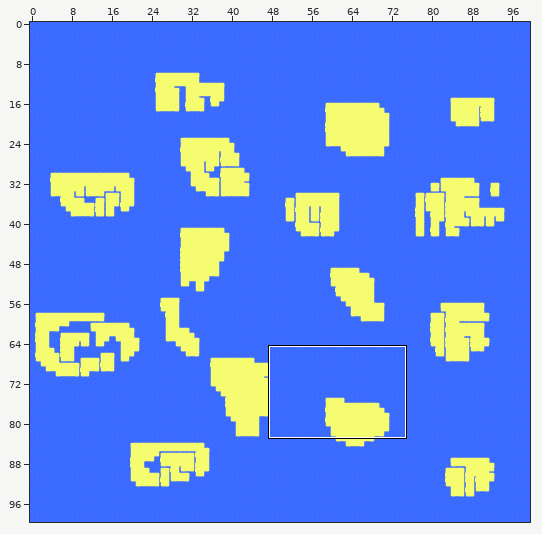
An edit to a level. Tiled map, levels/level0.tmx. The first picture is a wide view before the edit; the outline marks the close-up.
Close-up. Before the commit:
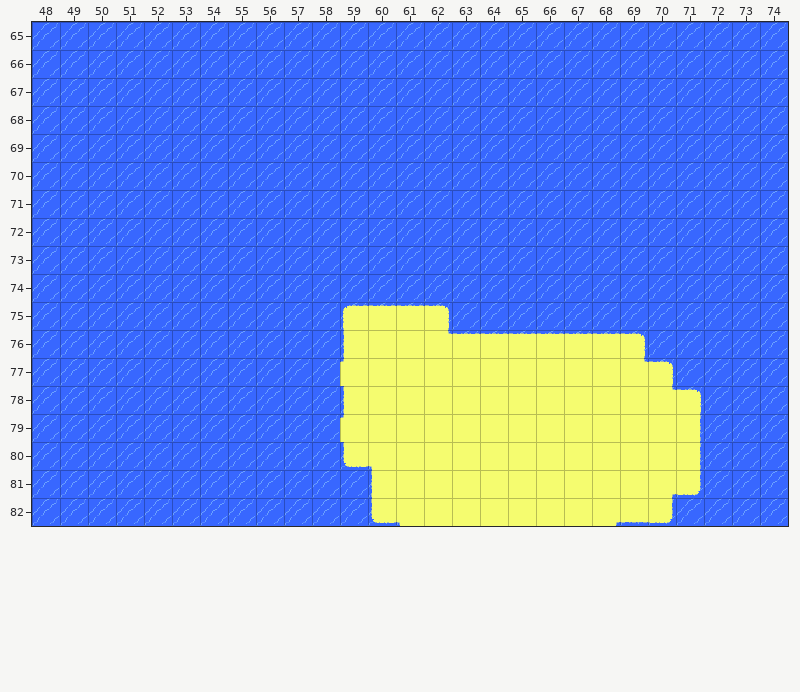
Cells are 32x32 px. Shown: x 48..74, y 65..82. The commit also changed other parts of the map, which this record leaves out.
After the commit:
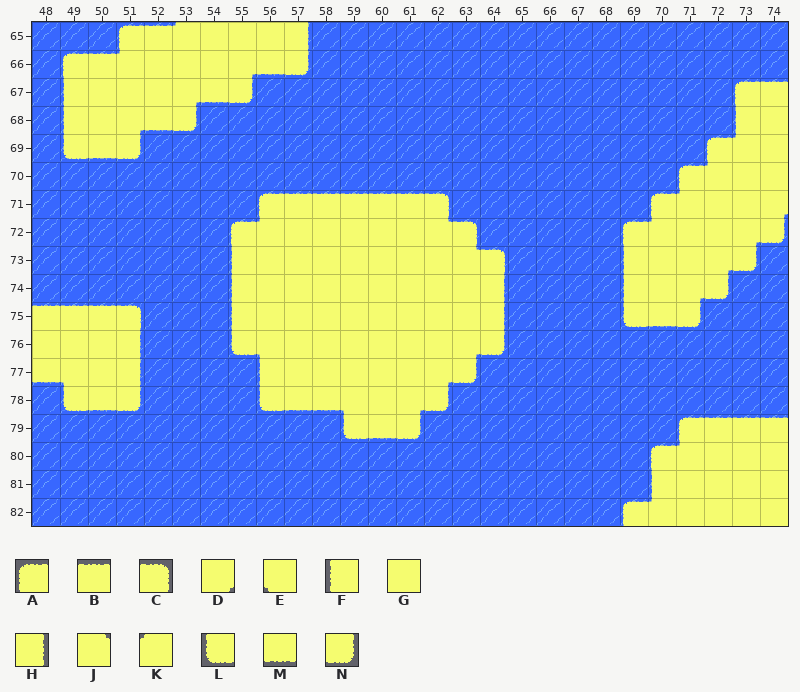
Key: from "IslandTerrain": A 0, B 1, C 2, D 3, E 4, F 5, G 6, H 7, J 8, K 9, L 10, M 11, N 12.
_ is an empty cell.
Message: Added buggy collisions with islands
The edit:
{"where": "layer \"Islands\""}
{"y":65,"x":51,"old":"_______","new":"ABKGGGH"}
{"y":66,"x":49,"old":"_________","new":"ABKGGGDMN"}
{"y":67,"x":49,"old":"_______","new":"FGGGDMN"}
{"y":67,"x":73,"old":"__","new":"AB"}
{"y":68,"x":49,"old":"_____","new":"FGDMN"}
{"y":68,"x":73,"old":"__","new":"FG"}
{"y":69,"x":49,"old":"___","new":"LMN"}
{"y":69,"x":72,"old":"___","new":"AKG"}
{"y":70,"x":71,"old":"____","new":"AKGG"}
{"y":71,"x":56,"old":"_______","new":"ABBBBBC"}
{"y":71,"x":70,"old":"_____","new":"AKGGD"}
{"y":72,"x":55,"old":"_________","new":"AKGGGGGJC"}
{"y":72,"x":69,"old":"______","new":"AKGGDN"}
{"y":73,"x":55,"old":"__________","new":"FGGGGGGGJC"}
{"y":73,"x":69,"old":"_____","new":"FGGDN"}
{"y":74,"x":55,"old":"__________","new":"FGGGGGGGGH"}
{"y":74,"x":69,"old":"____","new":"FGDN"}
{"y":75,"x":48,"old":"____","new":"BBBC"}
{"y":75,"x":55,"old":"____ABBC__","new":"FGGGGGGGGH"}
{"y":75,"x":69,"old":"___","new":"LMN"}
{"y":76,"x":48,"old":"____","new":"GGGH"}
{"y":76,"x":55,"old":"____F","new":"LEGGG"}
{"y":76,"x":62,"old":"JBBBBBBC","new":"GDN_____"}
{"y":77,"x":48,"old":"____","new":"MEGH"}
{"y":77,"x":56,"old":"___K","new":"FGGG"}
{"y":77,"x":62,"old":"GGGGGGGJC","new":"DN_______"}
{"y":78,"x":49,"old":"___","new":"LMN"}
{"y":78,"x":56,"old":"___F","new":"LMME"}
{"y":78,"x":61,"old":"GGGGGGGGGJC","new":"DN_________"}
{"y":79,"x":59,"old":"KGGGGGGGGGGGH___","new":"LMN_________ABBB"}
{"y":80,"x":59,"old":"LEGGGGGGGGGGH___","new":"___________AKGGG"}
{"y":81,"x":60,"old":"FGGGGGGGGGDN___","new":"__________FGGGG"}
{"y":82,"x":60,"old":"LEGGGGGGDMN____","new":"_________AKGGGG"}
